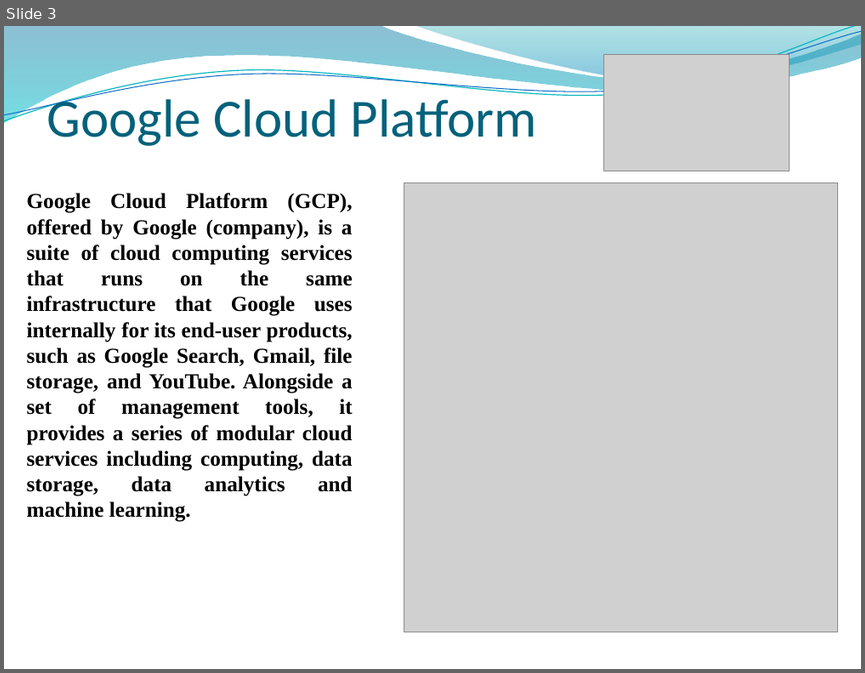
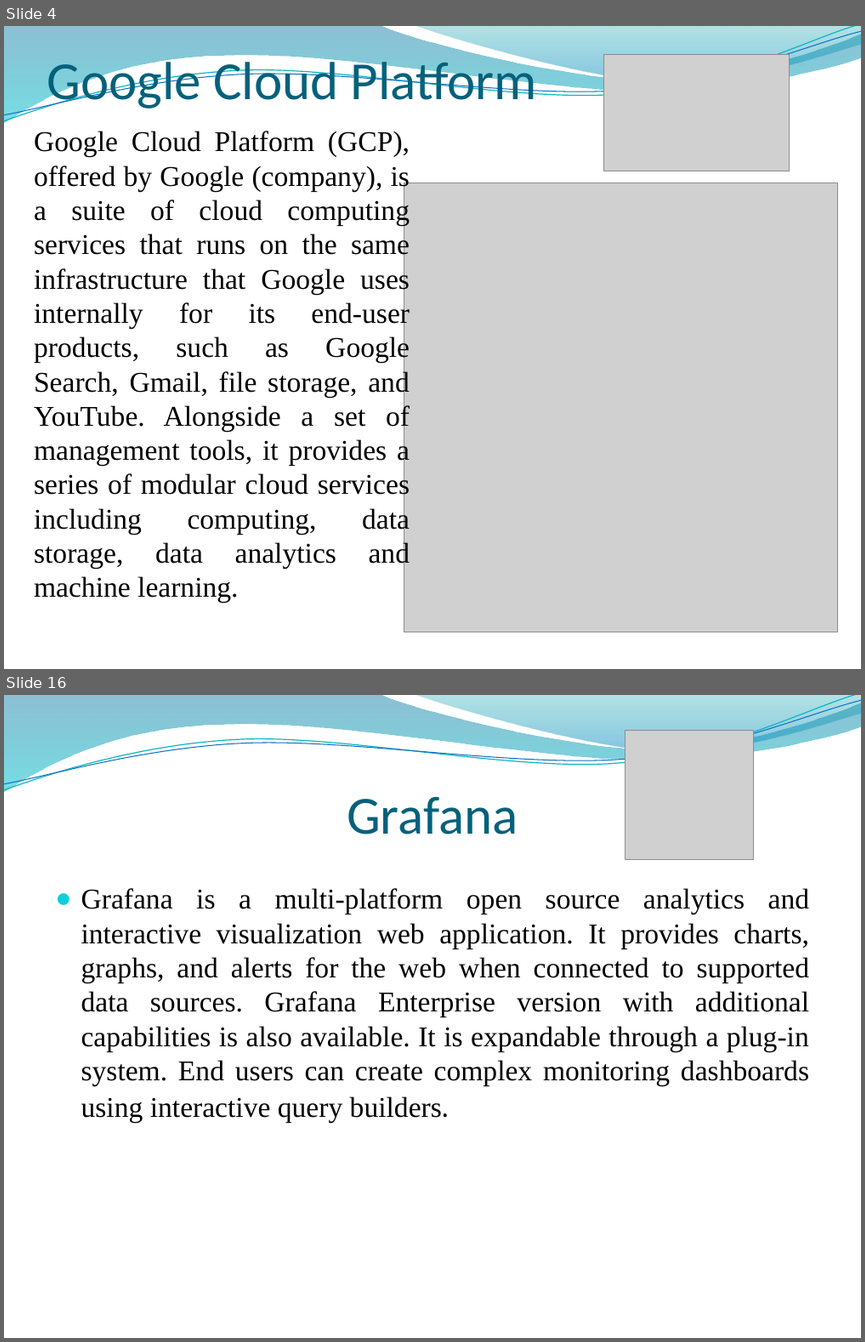
Before and after one commit to KozakAG/myProject, a slide deck: Andrii Kozak Final Task.pptx. Shown one above the other, each under a label of ours: slide 3 before the commit, slides 4 and 16 after it; the slides between them are not shown. The pictures are 865x673 and 865x1342 pixels, drawn with LibreOffice and Linux fonts; fonts in the diff are those of the drawing; grey boxes stand for pictures; background and template pictures are left out. Boxes give left, top, right and bottom in pixels: in the first picture for what was removed or moved away, otherwise in the second. Text is boxed around its words. In the diff, an @@ line names an element or a change of style, - is before the commit and + after.

```diff
--- a/Andrii Kozak Final Task.pptx
+++ b/Andrii Kozak Final Task.pptx
@@ slide 16 added at <box>4,695,861,1338</box>, background picture (left out); not listed: 4 template elements that a slide beside it also shows @@
@@ picture added at <box>625,731,754,860</box> @@
@@ title added at <box>347,796,518,834</box>, 45 pt, text #04617B @@
+Grafana
@@ text added at <box>81,888,810,1123</box>, 24 pt, text #000000 @@
+● Grafana is a multi-platform open source analytics and interactive visualization web application. It provides charts, graphs, and alerts for the web when connected to supported data sources. Grafana Enterprise version with additional capabilities is also available. It is expandable through a plug-in system. End users can create complex monitoring dashboards using interactive query builders.
@@ what was slide 3 is now slide 4 @@
@@ slide 4 changed as well @@
@@ title "Google Cloud Platform" rewrapped from <box>46,91,537,146</box> to <box>46,54,537,112</box> @@
@@ text "Google Cloud Platform (GCP), offered ...": place and size @@
-text "Google Cloud Platform (GCP), offered ..." at <box>27,193,352,522</box>
+text "Google Cloud Platform (GCP), offered ..." at <box>34,131,410,602</box>
@@ text "Google Cloud Platform (GCP), offered ..." at <box>34,131,410,602</box>: size 18 to 24 pt, bold off @@
```
Also in this commit, not shown: 2 other slides changed, 15 other slides added, 55 other files.
